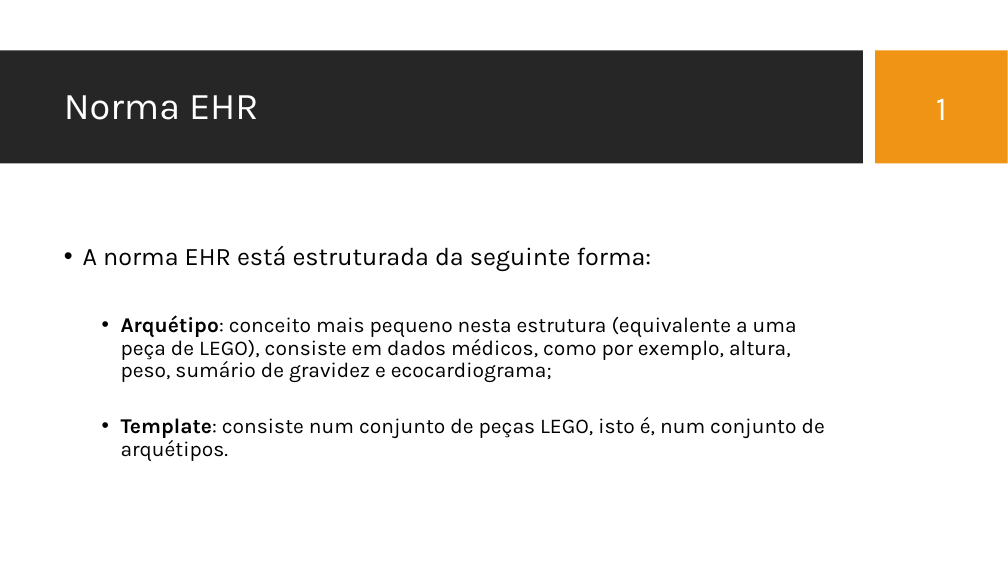
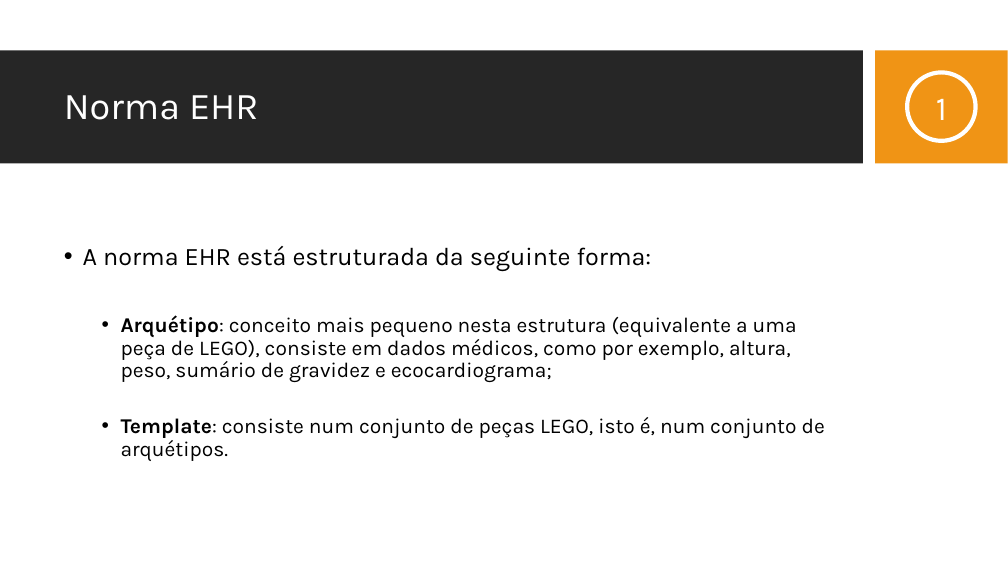
Before and after one commit to JDSBCC/Indexacao-de-Documentos-Clinicos, a slide deck: slide 9 of Dissertacao/4. Defesa da dissertação.pptx. Drawn at 1008x567 pixels with LibreOffice and Linux fonts; fonts in the diff are those of the drawing; background and template pictures are left out. Boxes give left, top, right and bottom in pixels: in the first picture for what was removed or moved away, otherwise in the second. Text is boxed around its words. In the diff, an @@ line names an element or a change of style, - is before the commit and + after.

```diff
--- a/Dissertacao/4. Defesa da dissertação.pptx
+++ b/Dissertacao/4. Defesa da dissertação.pptx
@@ ellipse added at (x1=907, y1=73, x2=976, y2=141), outline #FFFFFF 4 pt @@
```
Also in this commit, not shown: 11 other slides changed, 5 slides added, 1 slide removed, 7 other files.
